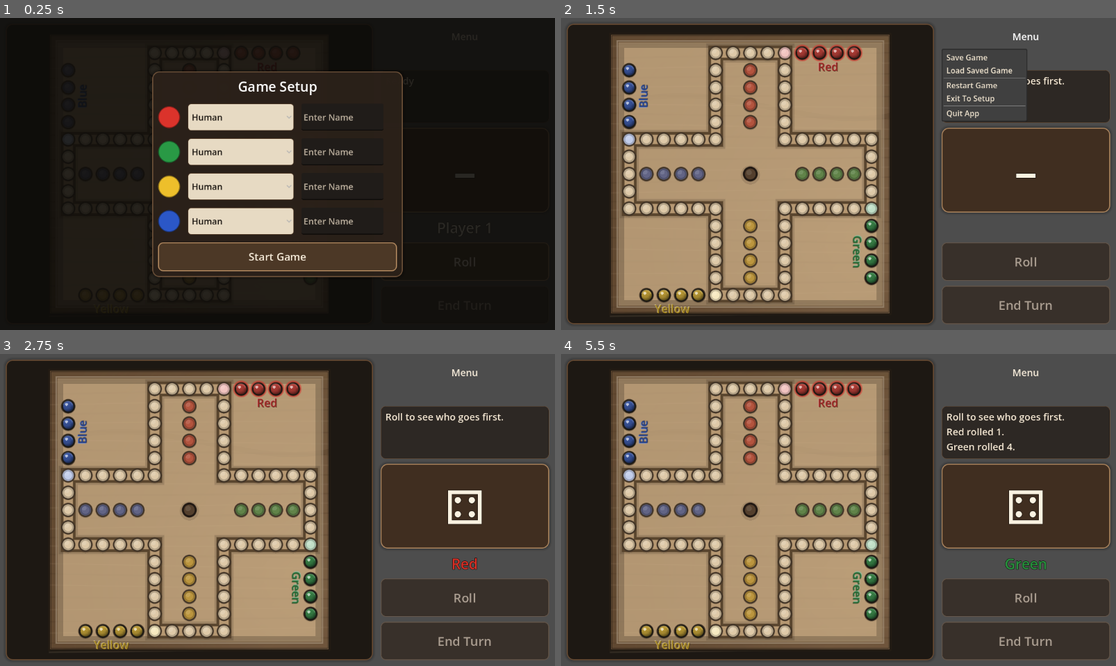
Above: before the commit, frames 1-4 (two rows, left to right).
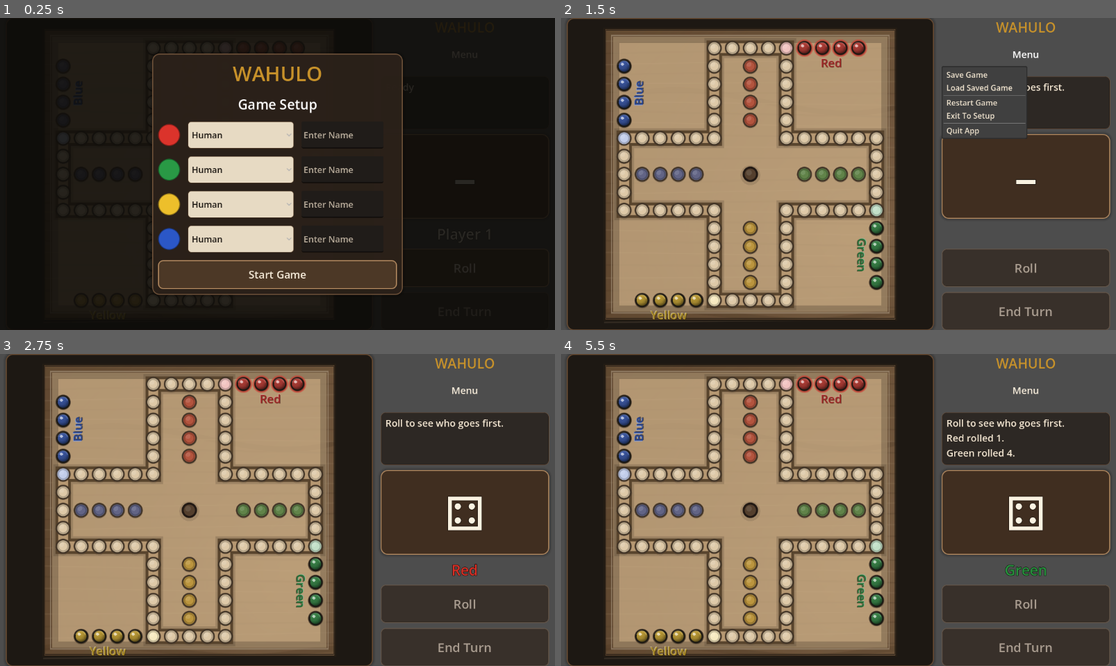
Above: after the commit, the same moments.

Repository: ItsTheMcCoy/wahoo-app
Game: Godot game, scene res://scenes/Main.tscn
Two runs of this game, one before a commit and one after it. Both use one fixed random seed, a clock stepped at 60 frames per second and the inputs below.
Inputs (mouse positions are in pixels of both pictures, inside the frame that each line leads up to):
- Up to frame 1 (0.25 s): no input
- Up to frame 2 (1.5 s): click "Start Game" at 0.5 s; click "Menu" at 1.25 s
- Up to frame 3 (2.75 s): click "Roll" at 2 s
- Up to frame 4 (5.5 s): move the mouse to (749, 510) at 2.77 s; click (749, 510) at 2.92 s; tap Enter at 3.5 s; move the mouse to (727, 525) at 3.52 s; click (727, 525) at 3.67 s; click "Roll" at 4.25 s; tap Space at 5 s; move the mouse to (894, 441) at 5.02 s; click (894, 441) at 5.17 s

The runs differ from the first frame. In frame 1, 14% of the frame differs, in the area x 27-80%, y 11-90%; in frame 2, 30%; in frame 3, 30%; in frame 4, 30%, in the area x 1-99%, y 0-100%.

Commit message:
Add WAHULO title branding to three in-game locations
Gold "WAHULO" label (color #c8922a) added to: side panel top (visible
throughout play), setup overlay header (before each game), and win overlay
header (at game end). SetupPanel and WinPanel heights expanded to fit new
labels. ASSET_DESIGN_GUIDE.md and DEVELOPMENT_PLAN.md updated to document
the in-game branding locations and specs.

Co-Authored-By: Claude Sonnet 4.6 <noreply@anthropic.com>

Diff:
--- a/godot/scenes/Main.tscn
+++ b/godot/scenes/Main.tscn
@@ -40,6 +40,13 @@
 layout_mode = 2
 custom_minimum_size = Vector2(350, 0)
 theme_override_constants/separation = 10
+
+[node name="GameTitle" type="Label" parent="Root/SidePanel"]
+layout_mode = 2
+text = "WAHULO"
+horizontal_alignment = 1
+theme_override_font_sizes/font_size = 28
+theme_override_colors/font_color = Color(0.784, 0.573, 0.165, 1)
 
 [node name="GameMenuButton" type="MenuButton" parent="Root/SidePanel"]
 layout_mode = 2
@@ -111,15 +118,22 @@
 anchor_right = 0.5
 anchor_bottom = 0.5
 offset_left = -150.0
-offset_top = -92.0
+offset_top = -120.0
 offset_right = 150.0
-offset_bottom = 92.0
+offset_bottom = 120.0
 grow_horizontal = 2
 grow_vertical = 2
 
 [node name="WinContent" type="VBoxContainer" parent="WinOverlay/WinPanel"]
 layout_mode = 2
 theme_override_constants/separation = 12
+
+[node name="BrandTitle" type="Label" parent="WinOverlay/WinPanel/WinContent"]
+layout_mode = 2
+text = "WAHULO"
+horizontal_alignment = 1
+theme_override_font_sizes/font_size = 36
+theme_override_colors/font_color = Color(0.784, 0.573, 0.165, 1)
 
 [node name="WinTitle" type="Label" parent="WinOverlay/WinPanel/WinContent"]
 layout_mode = 2
@@ -157,15 +171,22 @@
 anchor_right = 0.5
 anchor_bottom = 0.5
 offset_left = -260.0
-offset_top = -205.0
+offset_top = -236.0
 offset_right = 260.0
-offset_bottom = 205.0
+offset_bottom = 236.0
 grow_horizontal = 2
 grow_vertical = 2
 
 [node name="SetupContent" type="VBoxContainer" parent="SetupOverlay/SetupPanel"]
 layout_mode = 2
 theme_override_constants/separation = 16
+
+[node name="BrandTitle" type="Label" parent="SetupOverlay/SetupPanel/SetupContent"]
+layout_mode = 2
+text = "WAHULO"
+horizontal_alignment = 1
+theme_override_font_sizes/font_size = 42
+theme_override_colors/font_color = Color(0.784, 0.573, 0.165, 1)
 
 [node name="SetupTitle" type="Label" parent="SetupOverlay/SetupPanel/SetupContent"]
 layout_mode = 2
Not shown, changed: documents/ASSET_DESIGN_GUIDE.md
Not shown, changed: documents/DEVELOPMENT_PLAN.md
